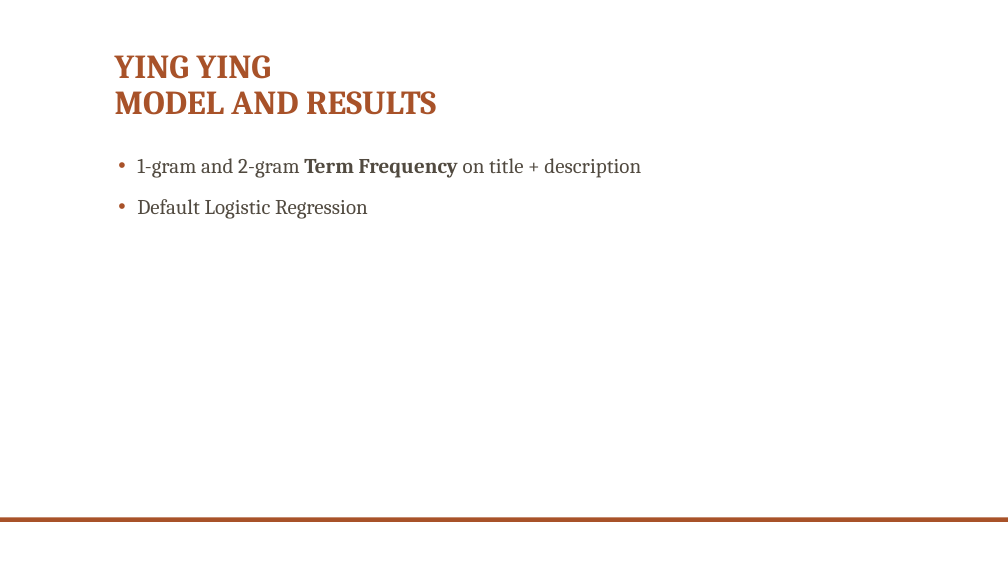
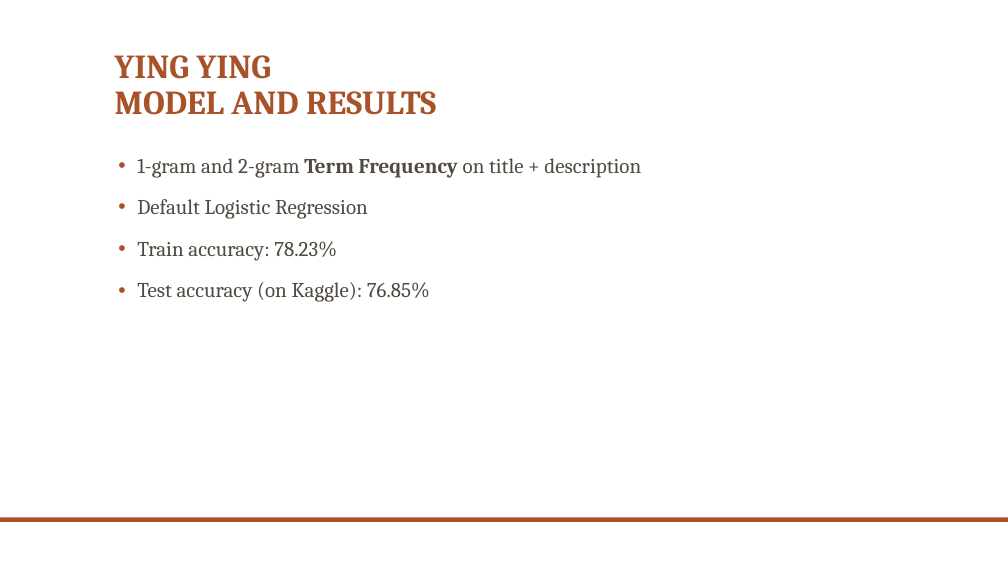
Before and after one commit to Chialijuan/20Newsgrp-Analysis, a slide deck: slide 4 of Avito.pptx. Drawn at 1008x567 pixels with LibreOffice and Linux fonts; fonts in the diff are those of the drawing; background and template pictures are left out. Boxes give left, top, right and bottom in pixels: in the first picture for what was removed or moved away, otherwise in the second. Text is boxed around its words. In the diff, an @@ line names an element or a change of style, - is before the commit and + after.

Commit message:
edited slides

```diff
--- a/Avito.pptx
+++ b/Avito.pptx
@@ text at <box>137,241,430,302</box>: paragraphs added @@
+• Train accuracy: 78.23%
+• Test accuracy (on Kaggle): 76.85%
```
